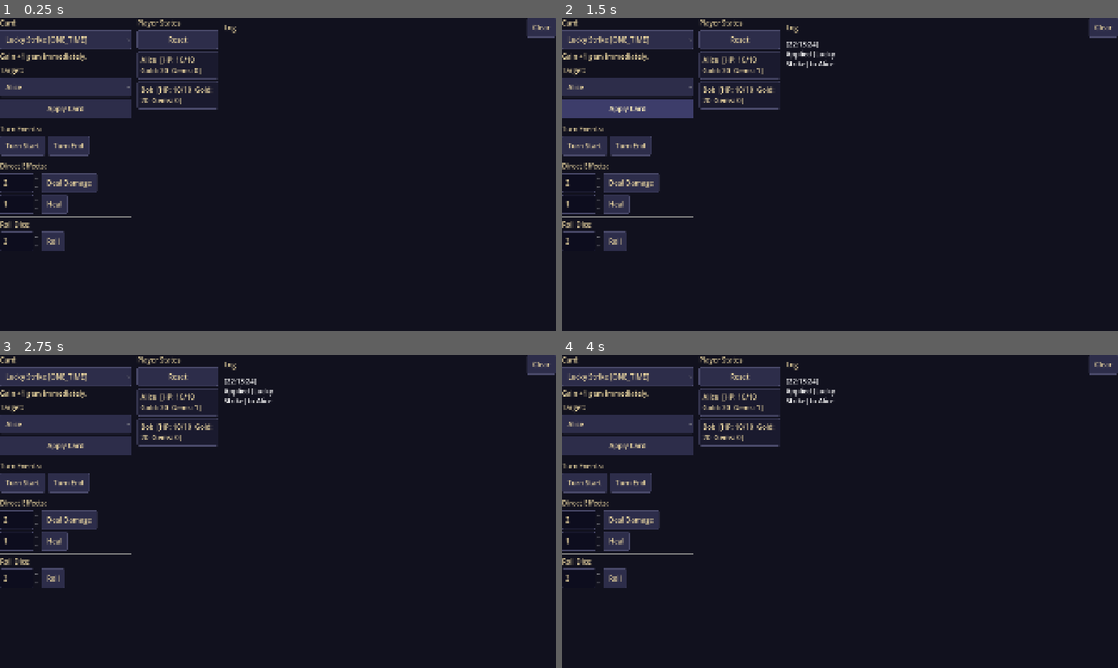
Above: before the commit, frames 1-4 (two rows, left to right).
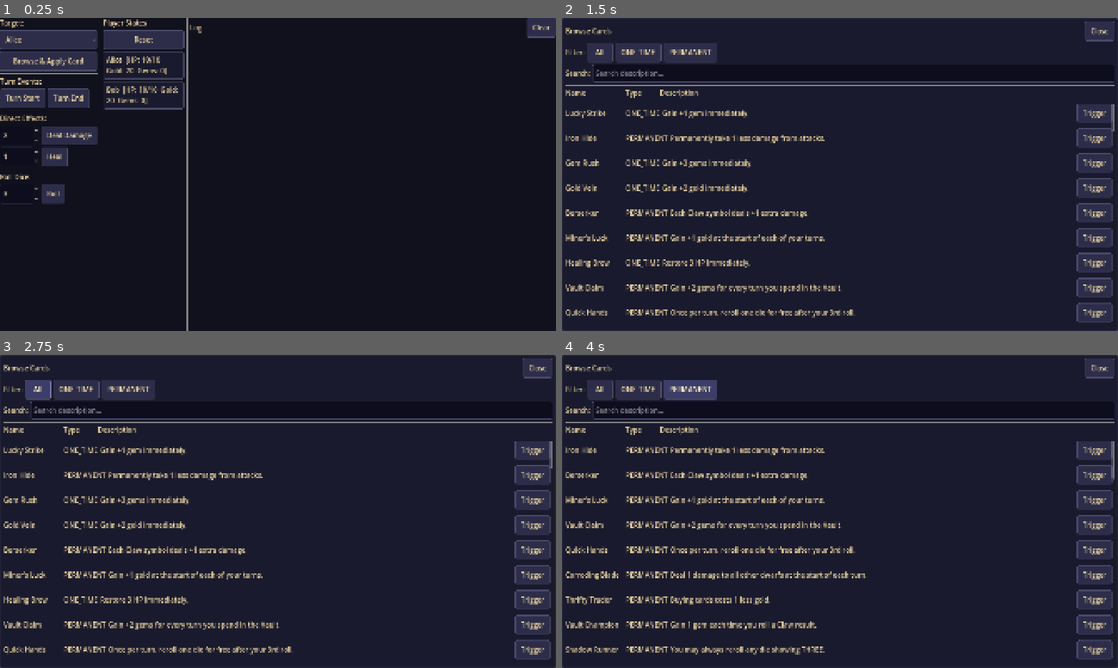
Above: after the commit, the same moments.

Repository: bogus998/KingOfTheHill
Game: Godot game, scene res://scenes/debug/card_sandbox.tscn
Same seed, same stepped clock (60 frames per second), same inputs: the game is played once before the commit and once after it. This scene is started directly instead of the project's main scene.
Inputs (mouse positions are in pixels of both pictures, inside the frame that each line leads up to):
- Up to frame 1 (0.25 s): no input
- Up to frame 2 (1.5 s): click (612, 61) at 0.5 s, where only the run after the commit has a clickable "Browse & Apply Card"; click (628, 108) at 1.25 s, where only the run before the commit has a clickable "Apply Card"
- Up to frame 3 (2.75 s): click (38, 389) at 2 s, where only the run after the commit has a clickable "All"
- Up to frame 4 (4 s): click (639, 389) at 2.75 s, where only the run after the commit has a clickable "ONE_TIME"; click (689, 389) at 3.5 s, where only the run after the commit has a clickable "PERMANENT"

The runs differ from the first frame. In frame 1, 8.7% of the frame differs, in the area x 0-43%, y 0-100%; in frame 2, 18%; in frame 3, 18%; in frame 4, 19%, in the area x 0-100%, y 0-100%.

Commit message:
Replace card dropdown with browsable table in sandbox
Card selection now opens a full-screen overlay with a filterable,
searchable table showing name, type, and description per card.

Co-Authored-By: Claude Sonnet 4.6 <noreply@anthropic.com>

Diff:
--- a/scripts/debug/card_sandbox_controller.gd
+++ b/scripts/debug/card_sandbox_controller.gd
@@ -9,20 +9,22 @@
 
 var _effect_handler: CardEffectHandler
 var _cards: Array[CardData] = []
-var _card_option: OptionButton
 var _player_option: OptionButton
 var _log: RichTextLabel
 var _states_container: VBoxContainer
 var _damage_spin: SpinBox
 var _heal_spin: SpinBox
 var _roll_spin: SpinBox
-var _card_desc_label: Label
+var _card_browser: Control
+var _table_container: VBoxContainer
+var _search_field: LineEdit
+var _filter_current: int = -1  # -1 = all, 0 = ONE_TIME, 1 = PERMANENT
 
 
 func _ready() -> void:
 	_effect_handler = CardEffectHandler.new()
-
 	_build_ui()
+	_build_card_browser()
 	_connect_autoload_signals()
 	_setup_players()
 	_load_cards()
@@ -60,25 +62,17 @@
 	controls.custom_minimum_size.x = 300
 	hbox.add_child(controls)
 
-	_card_option = OptionButton.new()
 	_player_option = OptionButton.new()
 	_player_option.add_item("Alice")
 	_player_option.add_item("Bob")
 
-	controls.add_child(_make_label("Card:"))
-	controls.add_child(_card_option)
-	_card_desc_label = Label.new()
-	_card_desc_label.autowrap_mode = TextServer.AUTOWRAP_WORD_SMART
-	_card_desc_label.custom_minimum_size.y = 40
-	controls.add_child(_card_desc_label)
-	_card_option.item_selected.connect(_on_card_selected)
 	controls.add_child(_make_label("Target:"))
 	controls.add_child(_player_option)
 
-	var apply_btn := Button.new()
-	apply_btn.text = "Apply Card"
-	apply_btn.pressed.connect(_on_apply_card)
-	controls.add_child(apply_btn)
+	var browse_btn := Button.new()
+	browse_btn.text = "Browse & Apply Card"
+	browse_btn.pressed.connect(_on_browse_cards)
+	controls.add_child(browse_btn)
 
 	controls.add_child(HSeparator.new())
 	controls.add_child(_make_label("Turn Events:"))
@@ -183,18 +177,145 @@
 	_refresh_states()
 
 
+func _build_card_browser() -> void:
+	_card_browser = PanelContainer.new()
+	_card_browser.set_anchors_preset(Control.PRESET_FULL_RECT)
+	_card_browser.visible = false
+	add_child(_card_browser)
+
+	var vbox := VBoxContainer.new()
+	_card_browser.add_child(vbox)
+
+	# Header row
+	var header := HBoxContainer.new()
+	var title := _make_label("Browse Cards")
+	title.size_flags_horizontal = Control.SIZE_EXPAND_FILL
+	header.add_child(title)
+	var close_btn := Button.new()
+	close_btn.text = "Close"
+	close_btn.pressed.connect(func(): _card_browser.visible = false)
+	header.add_child(close_btn)
+	vbox.add_child(header)
+
+	# Filter row
+	var filter_box := HBoxContainer.new()
+	var filter_lbl := Label.new()
+	filter_lbl.text = "Filter:"
+	filter_lbl.custom_minimum_size.x = 55
+	filter_box.add_child(filter_lbl)
+	for entry in [["All", -1], ["ONE_TIME", 0], ["PERMANENT", 1]]:
+		var btn := Button.new()
+		btn.text = entry[0]
+		btn.custom_minimum_size = Vector2(90, 28)
+		btn.size_flags_horizontal = Control.SIZE_SHRINK_BEGIN
+		btn.pressed.connect(_on_filter_changed.bind(entry[1]))
+		filter_box.add_child(btn)
+	vbox.add_child(filter_box)
+
+	# Search row
+	var search_box := HBoxContainer.new()
+	var search_lbl := Label.new()
+	search_lbl.text = "Search:"
+	search_lbl.custom_minimum_size.x = 55
+	search_box.add_child(search_lbl)
+	_search_field = LineEdit.new()
+	_search_field.placeholder_text = "Search description..."
+	_search_field.size_flags_horizontal = Control.SIZE_EXPAND_FILL
+	_search_field.text_changed.connect(func(_t): _rebuild_card_table())
+	search_box.add_child(_search_field)
+	vbox.add_child(search_box)
+
+	vbox.add_child(HSeparator.new())
+
+	# Column headers
+	var col_header := HBoxContainer.new()
+	var h_name := _make_label("Name")
+	h_name.custom_minimum_size.x = 200
+	var h_type := _make_label("Type")
+	h_type.custom_minimum_size.x = 110
+	var h_desc := _make_label("Description")
+	h_desc.size_flags_horizontal = Control.SIZE_EXPAND_FILL
+	col_header.add_child(h_name)
+	col_header.add_child(h_type)
+	col_header.add_child(h_desc)
+	col_header.add_child(_make_label(""))  # spacer for Trigger column
+	vbox.add_child(col_header)
+
+	vbox.add_child(HSeparator.new())
+
+	# Scrollable table
+	var scroll := ScrollContainer.new()
+	scroll.size_flags_vertical = Control.SIZE_EXPAND_FILL
+	vbox.add_child(scroll)
+
+	_table_container = VBoxContainer.new()
+	_table_container.size_flags_horizontal = Control.SIZE_EXPAND_FILL
+	scroll.add_child(_table_container)
+
+
+func _on_browse_cards() -> void:
+	_search_field.text = ""
+	_card_browser.visible = true
+	_rebuild_card_table()
+
+
+func _on_filter_changed(filter: int) -> void:
+	_filter_current = filter
+	_rebuild_card_table()
+
+
+func _rebuild_card_table() -> void:
+	for child in _table_container.get_children():
+		child.queue_free()
+
+	var query := _search_field.text.strip_edges().to_lower()
+	for card in _cards:
+		if _filter_current != -1 and int(card.card_type) != _filter_current:
+			continue
+		if query != "" and not card.description.to_lower().contains(query):
+			continue
+
+		var row := HBoxContainer.new()
+		row.size_flags_horizontal = Control.SIZE_EXPAND_FILL
+
+		var name_lbl := Label.new()
+		name_lbl.text = card.card_name
+		name_lbl.custom_minimum_size.x = 200
+		name_lbl.autowrap_mode = TextServer.AUTOWRAP_WORD_SMART
+		row.add_child(name_lbl)
+
+		var type_lbl := Label.new()
+		type_lbl.text = "ONE_TIME" if card.card_type == CardData.CardType.ONE_TIME else "PERMANENT"
+		type_lbl.custom_minimum_size.x = 110
+		row.add_child(type_lbl)
+
+		var desc_lbl := Label.new()
+		desc_lbl.text = card.description
+		desc_lbl.size_flags_horizontal = Control.SIZE_EXPAND_FILL
+		desc_lbl.autowrap_mode = TextServer.AUTOWRAP_WORD_SMART
+		row.add_child(desc_lbl)
+
+		var trigger_btn := Button.new()
+		trigger_btn.text = "Trigger"
+		trigger_btn.custom_minimum_size.x = 90
+		trigger_btn.pressed.connect(_on_trigger_card.bind(card))
+		row.add_child(trigger_btn)
+
+		_table_container.add_child(row)
+		_table_container.add_child(HSeparator.new())
+
+
+func _on_trigger_card(card: CardData) -> void:
+	_card_browser.visible = false
+	var idx := _selected_player_index()
+	if card.card_type == CardData.CardType.PERMANENT:
+		PlayerManager.add_card_to_hand(idx, card)
+	_effect_handler._on_card_purchased(idx, card)
+	_log_line("Applied [%s] to %s" % [card.card_name, PlayerManager.players[idx].player_name])
+
+
 func _load_cards() -> void:
 	_cards = CardCatalog.load_all_cards()
-	_card_option.clear()
-	for card in _cards:
-		var type_str := "ONE_TIME" if card.card_type == CardData.CardType.ONE_TIME else "PERMANENT"
-		_card_option.add_item("%s [%s]" % [card.card_name, type_str])
-	if not _cards.is_empty():
-		_card_desc_label.text = _cards[0].description
-
-
-func _on_card_selected(index: int) -> void:
-	_card_desc_label.text = _cards[index].description if index < _cards.size() else ""
 
 
 func _refresh_states(_arg1 = null, _arg2 = null) -> void:
@@ -239,17 +360,6 @@
 	return _player_option.selected
 
 
-func _on_apply_card() -> void:
-	if _cards.is_empty() or _card_option.selected < 0:
-		return
-	var idx := _selected_player_index()
-	var card := _cards[_card_option.selected]
-	if card.card_type == CardData.CardType.PERMANENT:
-		PlayerManager.add_card_to_hand(idx, card)
-	_effect_handler._on_card_purchased(idx, card)
-	_log_line("Applied [%s] to %s" % [card.card_name, PlayerManager.players[idx].player_name])
-
-
 func _on_turn_start() -> void:
 	var idx := _selected_player_index()
 	TurnManager.current_player_index = idx
